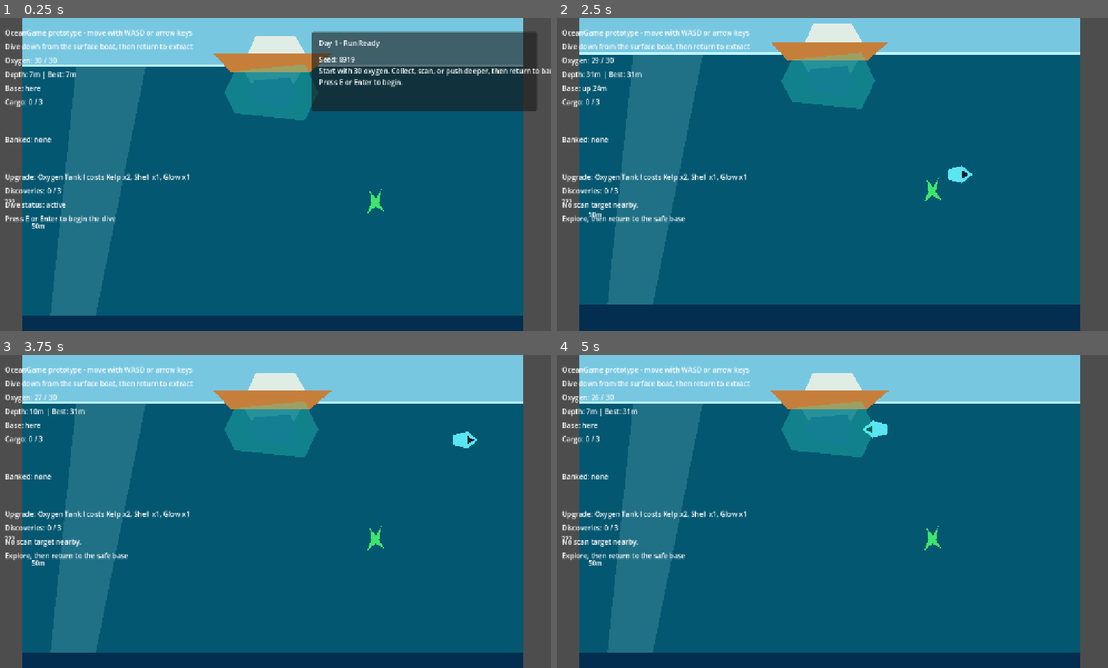
Above: before the commit, frames 1-4 (two rows, left to right).
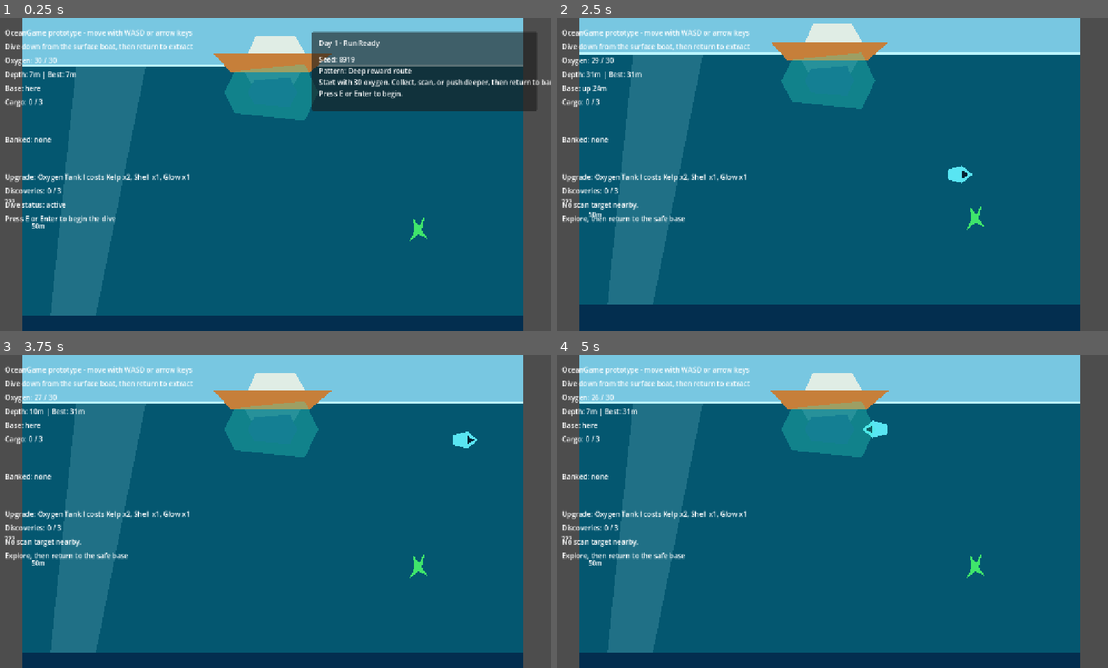
Above: after the commit, the same moments.

Repository: joeypshell/OceanGame
Game: Godot game, scene res://scenes/Main.tscn
The game is run twice, just before and just after one commit, with the same random seed, the same clock (stepped at 60 frames per second) and the same inputs.
Inputs:
- Up to frame 1 (0.25 s): no input
- Up to frame 2 (2.5 s): tap E (interact) at 0.5, 1.35 s; hold D (move_right) 0.53-1.28 s; tap F (scan) at 0.6, 1.55, 2.1 s; hold S (move_down) 1.28-2.03 s; hold D (move_right) from 2.03 s (still down)
- Up to frame 3 (3.75 s): release D (move_right) at 2.78 s; hold W (move_up) 2.78-3.53 s; tap F (scan) at 2.85 s; hold A (move_left) from 3.53 s (still down); tap E (interact) at 3.6 s
- Up to frame 4 (5 s): keep holding A (move_left); tap F (scan) at 3.8, 4.35 s

The runs differ from the first frame. In frame 1, 1.4% of the frame differs, in the area x 57-100%, y 16-72%; in frame 2, 0.2%; in frame 3, 0.2%; in frame 4, 0.2%.

Commit message:
Resolve #23 add resource cluster patterns

Diff:
--- a/scenes/Main.tscn
+++ b/scenes/Main.tscn
@@ -140,6 +140,7 @@
 spawn_id = "kelp_shallow_a"
 target_id = "kelp_fiber"
 depth_band = "shallow"
+cluster_pattern = "cautious"
 
 [node name="B" type="Marker2D" parent="StarterResourceCandidates/KelpFiber"]
 position = Vector2(900, 470)
@@ -147,6 +148,7 @@
 spawn_id = "kelp_shallow_b"
 target_id = "kelp_fiber"
 depth_band = "shallow"
+cluster_pattern = "cautious"
 
 [node name="C" type="Marker2D" parent="StarterResourceCandidates/KelpFiber"]
 position = Vector2(560, 570)
@@ -154,6 +156,31 @@
 spawn_id = "kelp_shallow_c"
 target_id = "kelp_fiber"
 depth_band = "shallow"
+cluster_pattern = "cautious"
+
+[node name="D" type="Marker2D" parent="StarterResourceCandidates/KelpFiber"]
+position = Vector2(940, 430)
+script = ExtResource("9_spawn_point")
+spawn_id = "kelp_deep_route_a"
+target_id = "kelp_fiber"
+depth_band = "shallow"
+cluster_pattern = "deep_reward"
+
+[node name="E" type="Marker2D" parent="StarterResourceCandidates/KelpFiber"]
+position = Vector2(1010, 540)
+script = ExtResource("9_spawn_point")
+spawn_id = "kelp_deep_route_b"
+target_id = "kelp_fiber"
+depth_band = "shallow"
+cluster_pattern = "deep_reward"
+
+[node name="F" type="Marker2D" parent="StarterResourceCandidates/KelpFiber"]
+position = Vector2(820, 610)
+script = ExtResource("9_spawn_point")
+spawn_id = "kelp_deep_route_c"
+target_id = "kelp_fiber"
+depth_band = "shallow"
+cluster_pattern = "deep_reward"
 
 [node name="ShellFragments" type="Node2D" parent="StarterResourceCandidates"]
 
@@ -163,6 +190,7 @@
 spawn_id = "shell_midwater_a"
 target_id = "shell_fragments"
 depth_band = "midwater"
+cluster_pattern = "cautious"
 
 [node name="B" type="Marker2D" parent="StarterResourceCandidates/ShellFragments"]
 position = Vector2(700, 1020)
@@ -170,6 +198,7 @@
 spawn_id = "shell_midwater_b"
 target_id = "shell_fragments"
 depth_band = "midwater"
+cluster_pattern = "cautious"
 
 [node name="C" type="Marker2D" parent="StarterResourceCandidates/ShellFragments"]
 position = Vector2(1010, 1130)
@@ -177,6 +206,31 @@
 spawn_id = "shell_midwater_c"
 target_id = "shell_fragments"
 depth_band = "midwater"
+cluster_pattern = "cautious"
+
+[node name="D" type="Marker2D" parent="StarterResourceCandidates/ShellFragments"]
+position = Vector2(880, 1110)
+script = ExtResource("9_spawn_point")
+spawn_id = "shell_deep_route_a"
+target_id = "shell_fragments"
+depth_band = "midwater"
+cluster_pattern = "deep_reward"
+
+[node name="E" type="Marker2D" parent="StarterResourceCandidates/ShellFragments"]
+position = Vector2(1040, 1240)
+script = ExtResource("9_spawn_point")
+spawn_id = "shell_deep_route_b"
+target_id = "shell_fragments"
+depth_band = "midwater"
+cluster_pattern = "deep_reward"
+
+[node name="F" type="Marker2D" parent="StarterResourceCandidates/ShellFragments"]
+position = Vector2(720, 1340)
+script = ExtResource("9_spawn_point")
+spawn_id = "shell_deep_route_c"
+target_id = "shell_fragments"
+depth_band = "midwater"
+cluster_pattern = "deep_reward"
 
 [node name="GlowPlankton" type="Node2D" parent="StarterResourceCandidates"]
 
@@ -186,6 +240,7 @@
 spawn_id = "glow_deep_a"
 target_id = "glow_plankton"
 depth_band = "deep"
+cluster_pattern = "cautious"
 
 [node name="B" type="Marker2D" parent="StarterResourceCandidates/GlowPlankton"]
 position = Vector2(930, 1600)
@@ -193,6 +248,7 @@
 spawn_id = "glow_deep_b"
 target_id = "glow_plankton"
 depth_band = "deep"
+cluster_pattern = "cautious"
 
 [node name="C" type="Marker2D" parent="StarterResourceCandidates/GlowPlankton"]
 position = Vector2(650, 1700)
@@ -200,6 +256,31 @@
 spawn_id = "glow_deep_c"
 target_id = "glow_plankton"
 depth_band = "deep"
+cluster_pattern = "cautious"
+
+[node name="D" type="Marker2D" parent="StarterResourceCandidates/GlowPlankton"]
+position = Vector2(960, 1760)
+script = ExtResource("9_spawn_point")
+spawn_id = "glow_predator_route_a"
+target_id = "glow_plankton"
+depth_band = "deep"
+cluster_pattern = "deep_reward"
+
+[node name="E" type="Marker2D" parent="StarterResourceCandidates/GlowPlankton"]
+position = Vector2(1110, 1840)
+script = ExtResource("9_spawn_point")
+spawn_id = "glow_predator_route_b"
+target_id = "glow_plankton"
+depth_band = "deep"
+cluster_pattern = "deep_reward"
+
+[node name="F" type="Marker2D" parent="StarterResourceCandidates/GlowPlankton"]
+position = Vector2(900, 1940)
+script = ExtResource("9_spawn_point")
+spawn_id = "glow_predator_route_c"
+target_id = "glow_plankton"
+depth_band = "deep"
+cluster_pattern = "deep_reward"
 
 [node name="ResourcePickups" type="Node2D" parent="."]
 
--- a/scripts/main.gd
+++ b/scripts/main.gd
@@ -14,6 +14,10 @@
 	"KelpFiber",
 	"ShellFragments",
 	"GlowPlankton",
+]
+const RESOURCE_CLUSTER_PATTERNS := [
+	"cautious",
+	"deep_reward",
 ]
 
 @export var max_oxygen := 30.0
@@ -58,6 +62,7 @@
 var glow_plankton_highlight_timer := 0.0
 var last_result_summary := ""
 var upgrade_menu_feedback := ""
+var current_resource_cluster_pattern := "cautious"
 
 func _ready() -> void:
 	base_zone.body_entered.connect(_on_base_zone_body_entered)
@@ -277,6 +282,7 @@
 func _place_starter_resources_for_run() -> void:
 	var rng := RandomNumberGenerator.new()
 	rng.seed = progression_state.current_run_seed
+	current_resource_cluster_pattern = _resource_cluster_pattern_for_seed(progression_state.current_run_seed)
 
 	for pickup_name in STARTER_RESOURCE_PICKUP_NAMES:
 		var pickup := get_node_or_null("ResourcePickups/%s" % pickup_name) as ResourcePickup
@@ -285,22 +291,26 @@
 		if pickup.definition == null:
 			continue
 
-		var candidates := _spawn_positions_for_target("resource", pickup.definition.id)
+		var candidates := _spawn_positions_for_target("resource", pickup.definition.id, current_resource_cluster_pattern)
 		if candidates.is_empty():
 			continue
 
 		pickup.global_position = candidates[rng.randi_range(0, candidates.size() - 1)]
 
-func _spawn_positions_for_target(category: String, target_id: String) -> Array[Vector2]:
+func _resource_cluster_pattern_for_seed(seed: int) -> String:
+	return RESOURCE_CLUSTER_PATTERNS[seed % RESOURCE_CLUSTER_PATTERNS.size()]
+
+func _spawn_positions_for_target(category: String, target_id: String, cluster_pattern: String) -> Array[Vector2]:
 	var positions: Array[Vector2] = []
-	_collect_spawn_positions(starter_resource_candidates, category, target_id, positions)
+	_collect_spawn_positions(starter_resource_candidates, category, target_id, cluster_pattern, positions)
 	return positions
 
-func _collect_spawn_positions(root: Node, category: String, target_id: String, positions: Array[Vector2]) -> void:
+func _collect_spawn_positions(root: Node, category: String, target_id: String, cluster_pattern: String, positions: Array[Vector2]) -> void:
 	for child in root.get_children():
 		if child.get_script() == SpawnPointScript and child.matches(category, target_id):
-			positions.append(child.global_position)
-		_collect_spawn_positions(child, category, target_id, positions)
+			if child.cluster_pattern == "any" or child.cluster_pattern == cluster_pattern:
+				positions.append(child.global_position)
+		_collect_spawn_positions(child, category, target_id, cluster_pattern, positions)
 
 func _sync_discovery_reveals() -> void:
 	if progression_state.has_discovery("thermal_vent"):
@@ -354,18 +364,27 @@
 	if dive_session.result == DiveSessionScript.Result.READY:
 		run_panel.visible = true
 		run_title_label.text = "Day %d - Run Ready" % progression_state.current_run_number
-		run_summary_label.text = "Seed: %d\nStart with %d oxygen. Collect, scan, or push deeper, then return to bank cargo.\nPress E or Enter to begin." % [
+		run_summary_label.text = "Seed: %d\nPattern: %s\nStart with %d oxygen. Collect, scan, or push deeper, then return to bank cargo.\nPress E or Enter to begin." % [
 			progression_state.current_run_seed,
+			_format_cluster_pattern(current_resource_cluster_pattern),
 			ceili(dive_session.max_oxygen)
 		]
 	elif dive_session.result == DiveSessionScript.Result.EXTRACTED:
 		run_panel.visible = true
 		run_title_label.text = "Day %d Result: Extraction" % progression_state.current_run_number
-		run_summary_label.text = "Seed: %d\n%s" % [progression_state.current_run_seed, last_result_summary]
+		run_summary_label.text = "Seed: %d\nPattern: %s\n%s" % [
+			progression_state.current_run_seed,
+			_format_cluster_pattern(current_resource_cluster_pattern),
+			last_result_summary
+		]
 	elif dive_session.result == DiveSessionScript.Result.FAILED:
 		run_panel.visible = true
 		run_title_label.text = "Day %d Result: Failure" % progression_state.current_run_number
-		run_summary_label.text = "Seed: %d\n%s" % [progression_state.current_run_seed, last_result_summary]
+		run_summary_label.text = "Seed: %d\nPattern: %s\n%s" % [
+			progression_state.current_run_seed,
+			_format_cluster_pattern(current_resource_cluster_pattern),
+			last_result_summary
+		]
 	else:
 		run_panel.visible = false
 
@@ -438,6 +457,15 @@
 
 	return ", ".join(parts)
 
+func _format_cluster_pattern(pattern: String) -> String:
+	match pattern:
+		"cautious":
+			return "Cautious shallows"
+		"deep_reward":
+			return "Deep reward route"
+		_:
+			return pattern
+
 func _format_discoveries() -> String:
 	var discoveries := progression_state.scan_discoveries
 	var text := "Discoveries: %d / 3" % discoveries.size()
--- a/scripts/spawn_point.gd
+++ b/scripts/spawn_point.gd
@@ -5,6 +5,7 @@
 @export_enum("resource", "hazard", "creature", "discovery", "resource_cluster") var category := "resource"
 @export var target_id: String
 @export_enum("shallow", "midwater", "deep") var depth_band := "shallow"
+@export_enum("any", "cautious", "deep_reward") var cluster_pattern := "any"
 
 func _ready() -> void:
 	add_to_group("spawn_points")
Not shown, changed: docs/current/GAMEPLAY.md
Not shown, changed: docs/planning/DAILY_RUNS.md
